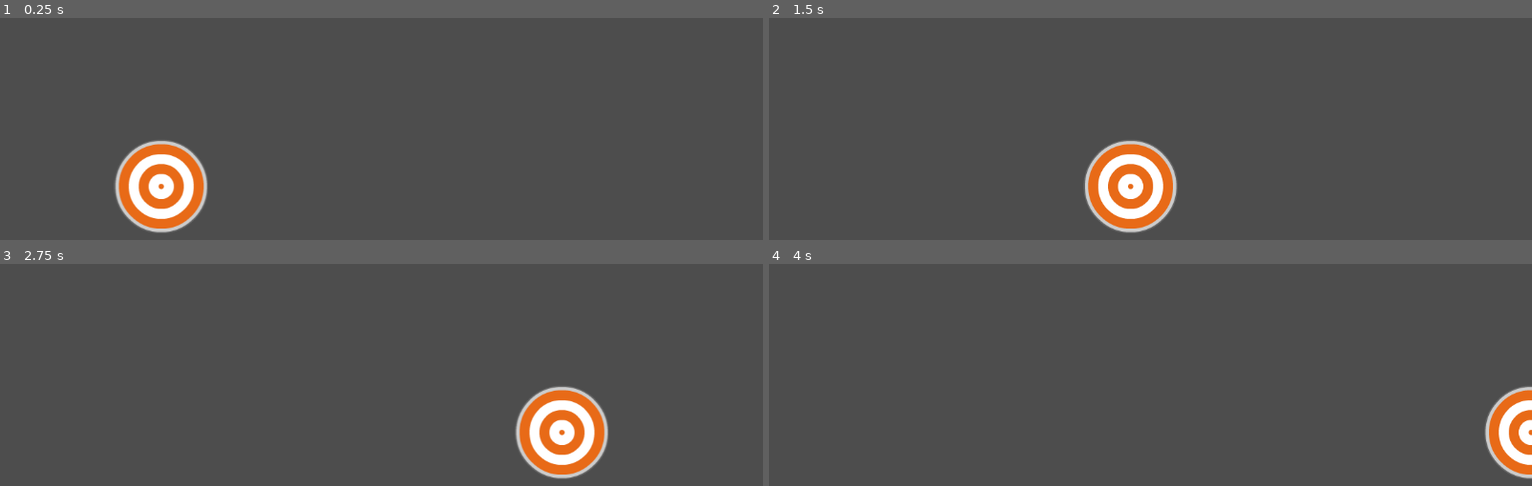
Above: before the commit, frames 1-4 (two rows, left to right).
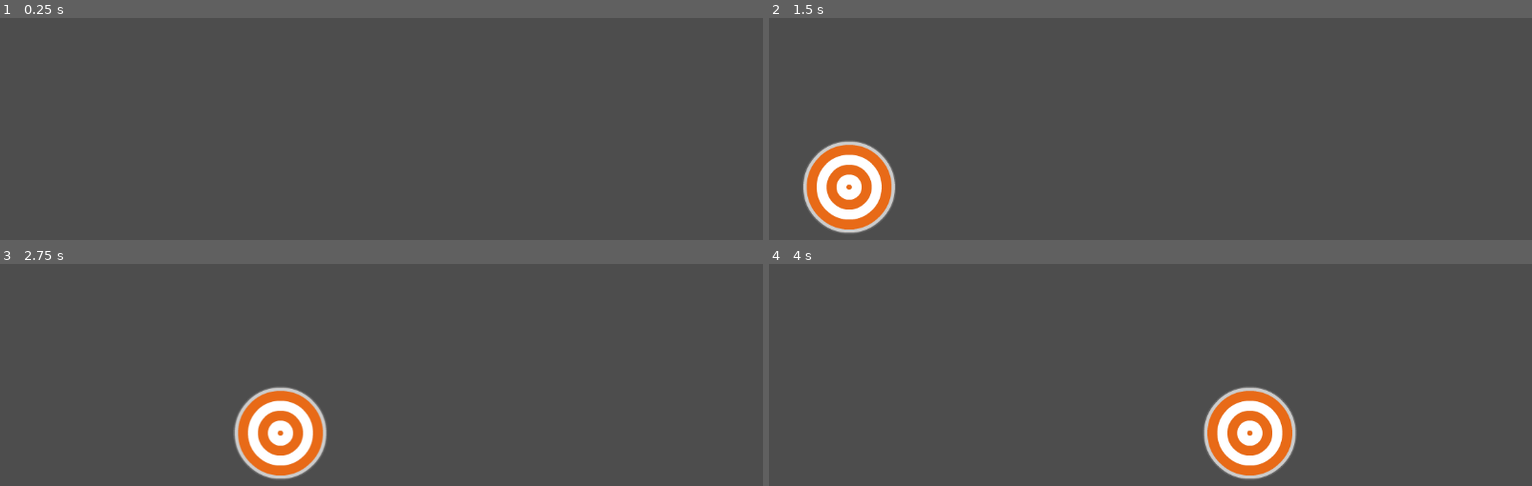
Above: after the commit, the same moments.

Repository: lordlolipop/DuckDuckHunt
Game: Godot game, scene res://Sences/Main_level/main_level.tscn
The game is run twice, just before and just after one commit, with the same random seed, the same clock (stepped at 60 frames per second) and the same inputs. The project has no main scene, so this scene is started directly.
Inputs:
- Up to frame 1 (0.25 s): no input
- Up to frame 2 (1.5 s): no input
- Up to frame 3 (2.75 s): no input
- Up to frame 4 (4 s): no input

The runs differ from the first frame. In frame 1, 4.0% of the frame differs, in the area x 15-28%, y 55-97%; in frame 2, 8.0%; in frame 3, 8.0%, in the area x 30-80%, y 55-97%; in frame 4, 6.0%.

Commit message:
target spawner

Diff:
--- a/Sences/Main_level/main_level.tscn
+++ b/Sences/Main_level/main_level.tscn
@@ -1,8 +1,7 @@
 [gd_scene load_steps=2 format=3 uid="uid://duk4lw7h4m268"]
 
-[ext_resource type="PackedScene" uid="uid://beei5hfmy1wrw" path="res://Sences/Targets/targets.tscn" id="1_3bsrl"]
+[ext_resource type="PackedScene" uid="uid://3bhfc6unw6xw" path="res://Sences/target_spawner.tscn" id="1_71bqw"]
 
 [node name="Main_level" type="Node2D"]
 
-[node name="Targets" parent="." instance=ExtResource("1_3bsrl")]
-position = Vector2(183, 398)
+[node name="Target_Spawner" parent="." instance=ExtResource("1_71bqw")]
--- a/Sences/Targets/targets.tscn
+++ b/Sences/Targets/targets.tscn
@@ -8,6 +8,8 @@
 
 [node name="Targets" type="Area2D"]
 script = ExtResource("1_l8c2i")
+minimum_speed = 50
+maximum_speed = 400
 
 [node name="Sprite2D" type="Sprite2D" parent="."]
 texture = ExtResource("2_a525t")
--- /dev/null
+++ b/Sences/target_spawner.gd
@@ -0,0 +1,23 @@
+extends Node2D
+
+@onready var timer: Timer = $Timer
+
+@export var targets = preload("res://Sences/Targets/targets.tscn")
+
+
+
+
+
+func spwan_targets():
+	timer.wait_time = randf_range(0.4, 5)
+	timer.start()
+
+	var _target_instenc = targets.instantiate()
+	add_child(_target_instenc)
+	var target_positon = Vector2(0,0)
+	target_positon.y = randi_range(220, 400)
+	_target_instenc.position = target_positon
+
+
+func _on_timer_timeout() -> void:
+	spwan_targets()
--- /dev/null
+++ b/Sences/target_spawner.tscn
@@ -0,0 +1,11 @@
+[gd_scene load_steps=2 format=3 uid="uid://3bhfc6unw6xw"]
+
+[ext_resource type="Script" uid="uid://d3r5pvn6lqdfm" path="res://Sences/target_spawner.gd" id="1_km38f"]
+
+[node name="Target_Spawner" type="Node2D"]
+script = ExtResource("1_km38f")
+
+[node name="Timer" type="Timer" parent="."]
+autostart = true
+
+[connection signal="timeout" from="Timer" to="." method="_on_timer_timeout"]
Not shown, added: Sences/target_spawner.gd.uid
